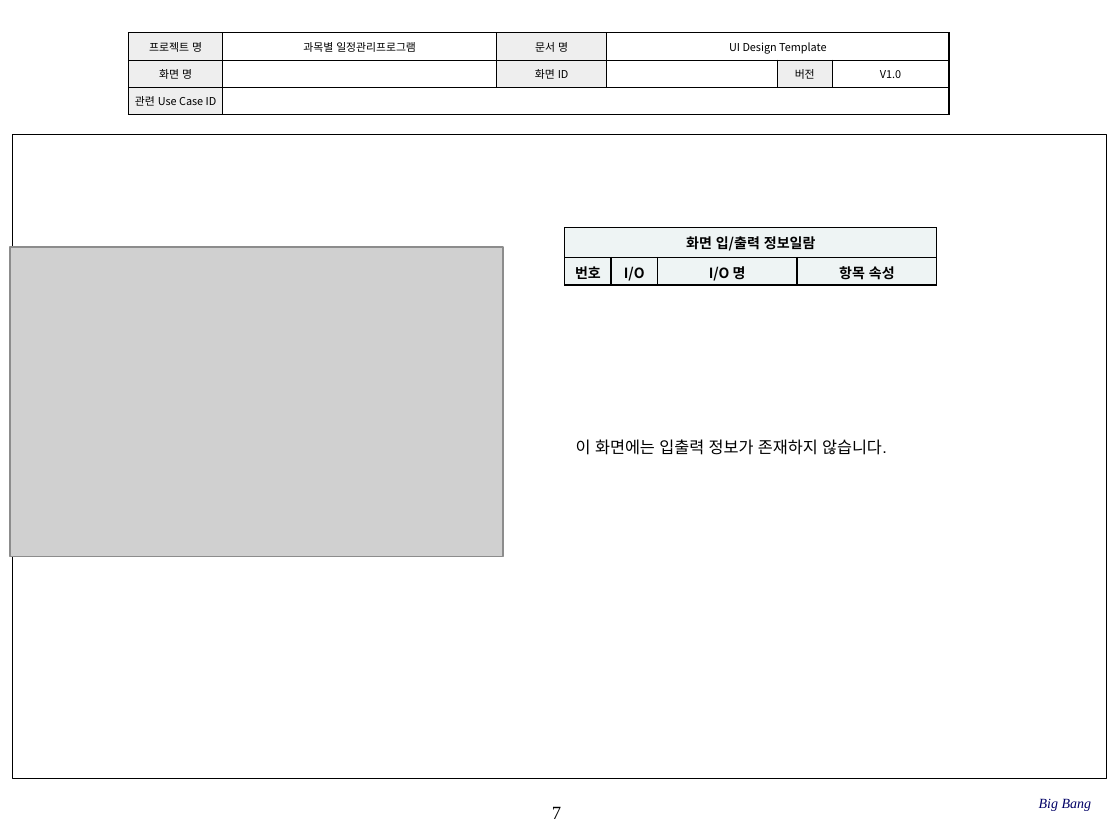
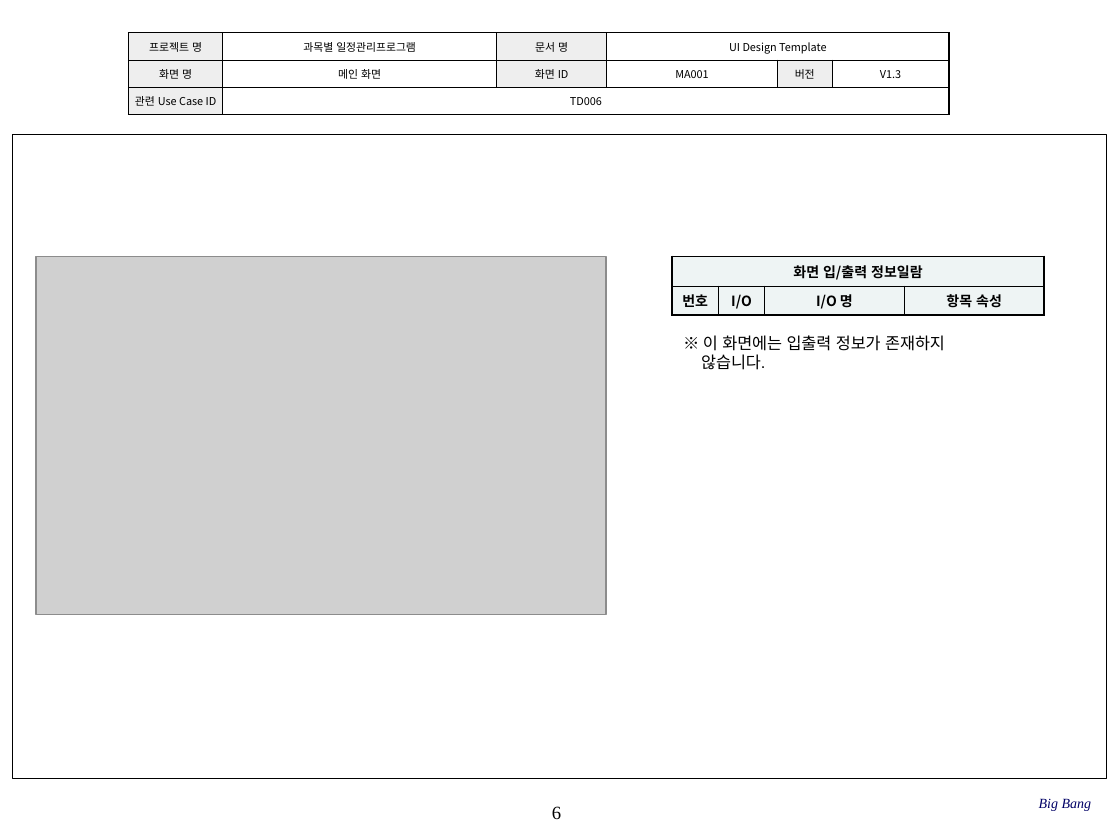
Before and after one commit to SE-admin/SE2017_1_bigbang, a slide deck: slide 6 of doc/3_ 설계서/UI Design Template.pptx (slide 7 before the commit). Drawn at 1120x840 pixels with LibreOffice and Linux fonts; fonts in the diff are those of the drawing; grey boxes stand for pictures; background and template pictures are left out. Boxes give left, top, right and bottom in pixels: in the first picture for what was removed or moved away, otherwise in the second. Text is boxed around its words. In the diff, an @@ line names an element or a change of style, - is before the commit and + after.

```diff
--- a/doc/3_ 설계서/UI Design Template.pptx
+++ b/doc/3_ 설계서/UI Design Template.pptx
@@ table at [129, 32, 950, 114] @@
-row 2: 화면 명 |  | 화면 ID |  | 버전 | V1.0
+row 2: 화면 명 | 메인 화면 | 화면 ID | MA001 | 버전 | V1.3
-row 3, column 2: 
+row 3, column 2: TD006
@@ picture: place and size @@
-picture at [10, 248, 503, 558]
+picture at [36, 256, 606, 615]
@@ table: place and size @@
-table at [564, 227, 936, 285]
+table at [672, 256, 1044, 314]
@@ text at [701, 335, 945, 370]: text changed @@
-이 화면에는 입출력 정보가 존재하지 않습니다.
+※ 이 화면에는 입출력 정보가 존재하지
+않습니다.
@@ page number at [552, 806, 561, 819]: text changed @@
-7
+6
```
Also in this commit, not shown: 10 other slides changed, 2 slides removed.
